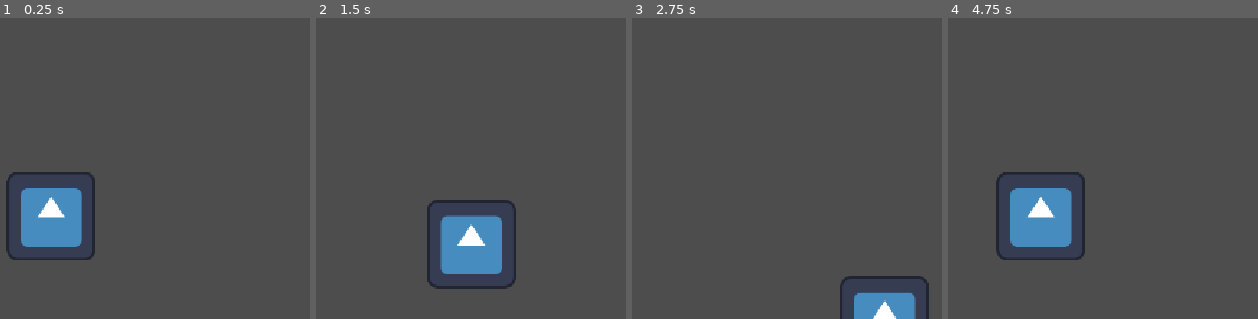
Above: before the commit, frames 1-4 (left to right).
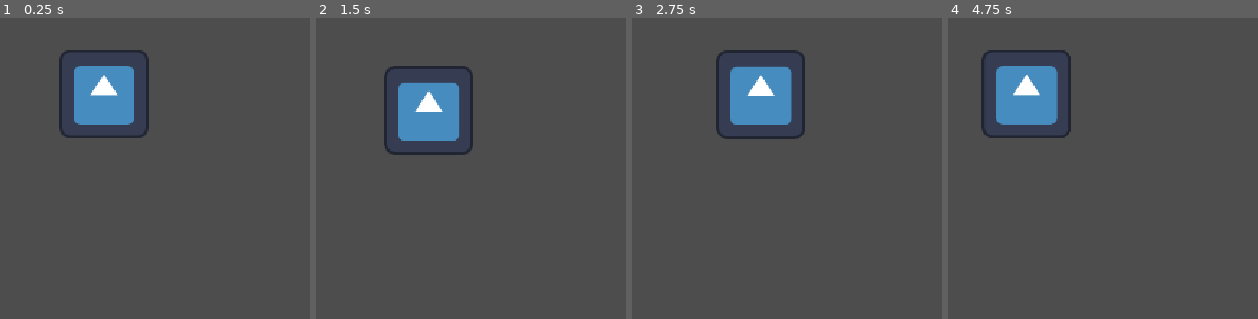
Above: after the commit, the same moments.

Repository: nickyrzzdev/tyraniker
Game: Godot game, scene res://scenes/jogador.tscn
Same seed, same stepped clock (60 frames per second), same inputs: the game is played once before the commit and once after it. The engine's default icon, where the game draws it, is replaced by a stand-in: a white triangle on a blue panel in a dark square.
Inputs:
- Up to frame 1 (0.25 s): no input
- Up to frame 2 (1.5 s): tap Enter at 0.5 s; hold D (direita) 0.53-1.28 s; hold S (pra baixo) from 1.28 s (still down)
- Up to frame 3 (2.75 s): release S (pra baixo) at 2.03 s; hold D (direita) from 2.03 s (still down)
- Up to frame 4 (4.75 s): release D (direita) at 2.78 s; hold W (pra cima) 2.78-3.53 s; hold A (esquerda) from 3.53 s (still down)

The runs differ from the first frame. In frame 1, 9.8% of the frame differs, in the area x 1-49%, y 10-81%; in frame 2, 9.9%; in frame 3, 7.3%; in frame 4, 10%, in the area x 10-45%, y 10-81%.

Commit message:
feat: adiciona Camera2D que segue o player (closes #7)

Diff:
--- a/game-tyraniker/scenes/jogador.tscn
+++ b/game-tyraniker/scenes/jogador.tscn
@@ -7,7 +7,6 @@
 radius = 65.0
 
 [node name="Jogador" type="CharacterBody2D" unique_id=1521149699]
-position = Vector2(500, 500)
 motion_mode = 1
 script = ExtResource("1_uahlj")
 
@@ -16,3 +15,6 @@
 
 [node name="CollisionShape2D" type="CollisionShape2D" parent="." unique_id=760822222]
 shape = SubResource("CircleShape2D_3sy6q")
+
+[node name="Camera2D" type="Camera2D" parent="." unique_id=1771097388]
+position_smoothing_enabled = true
--- /dev/null
+++ b/game-tyraniker/scenes/teste.tscn
@@ -0,0 +1,21 @@
+[gd_scene format=3 uid="uid://t7ctqdnfs03l"]
+
+[ext_resource type="PackedScene" uid="uid://ch655n3x7cyo1" path="res://scenes/jogador.tscn" id="1_kta4m"]
+[ext_resource type="Texture2D" uid="uid://bdwljlenesp5g" path="res://icon.svg" id="2_2gqm3"]
+
+[node name="Node2D" type="Node2D" unique_id=84573678]
+
+[node name="Jogador" parent="." unique_id=1521149699 instance=ExtResource("1_kta4m")]
+position = Vector2(629, 515)
+
+[node name="Sprite2D" type="Sprite2D" parent="." unique_id=8870762]
+position = Vector2(149, 176)
+texture = ExtResource("2_2gqm3")
+
+[node name="Sprite2D" type="Sprite2D" parent="Sprite2D" unique_id=720349552]
+position = Vector2(325, 38)
+texture = ExtResource("2_2gqm3")
+
+[node name="Sprite2D" type="Sprite2D" parent="Sprite2D/Sprite2D" unique_id=1588065042]
+position = Vector2(410, -57)
+texture = ExtResource("2_2gqm3")
